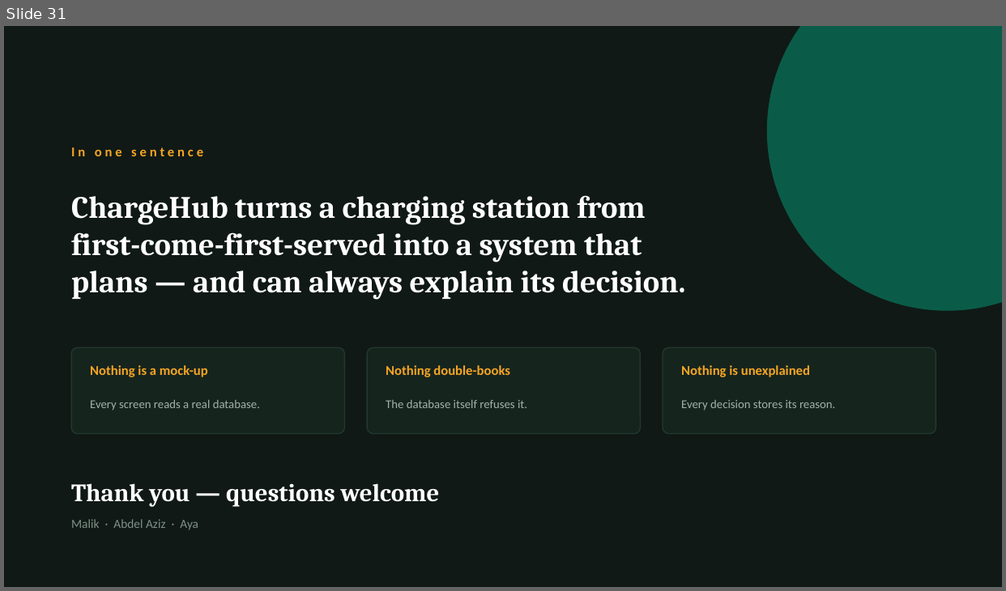
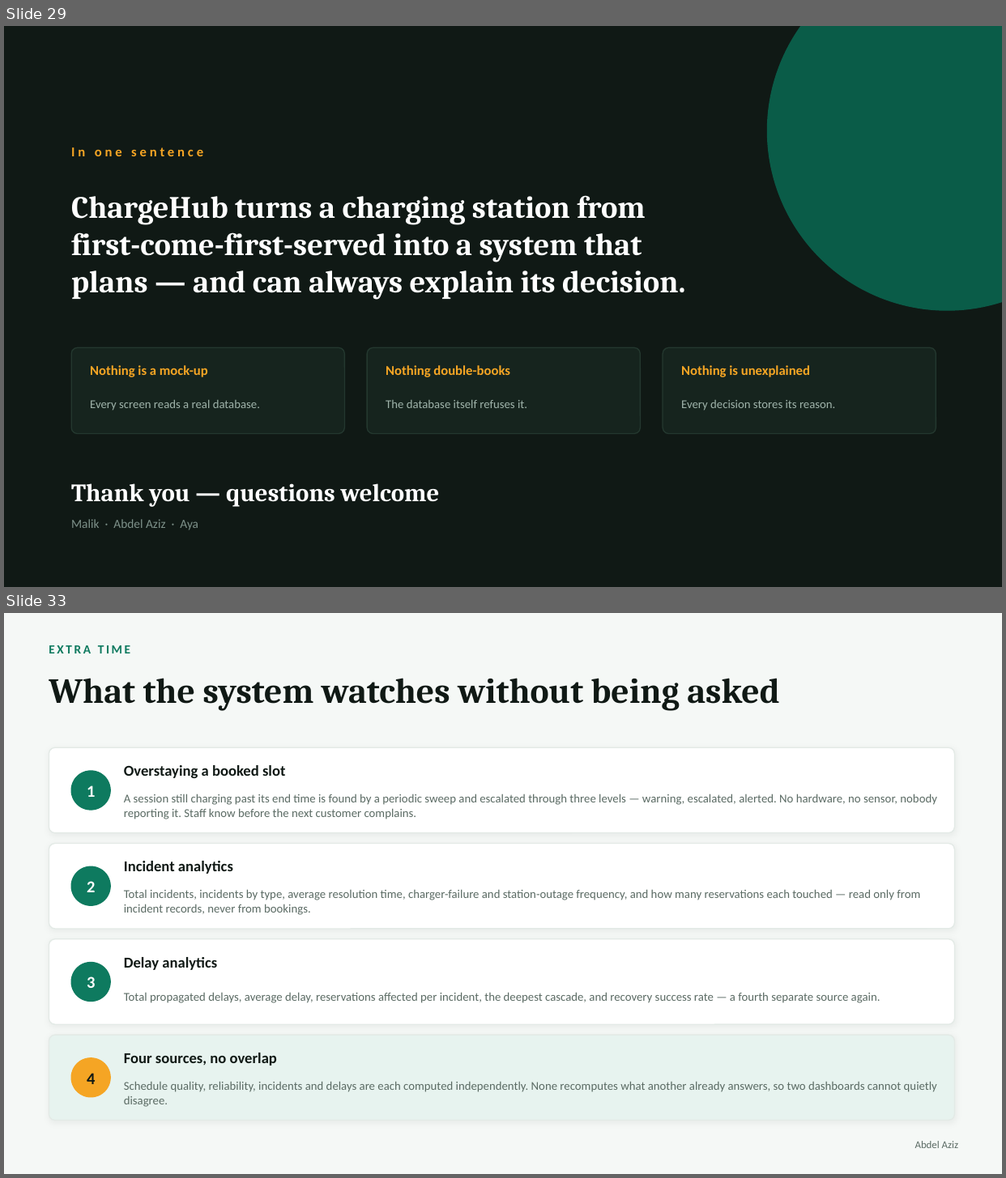
Before and after one commit to AyaSulyman/EVCharging-System, a slide deck: docs/presentation/ChargeHub-Presentation.pptx. Shown one above the other, each under a label of ours: slide 31 before the commit, slides 29 and 33 after it; the slides between them are not shown. The pictures are 1006x591 and 1006x1178 pixels, drawn with LibreOffice and Linux fonts; fonts in the diff are those of the drawing. Boxes give left, top, right and bottom in pixels: in the first picture for what was removed or moved away, otherwise in the second. Text is boxed around its words. In the diff, an @@ line names an element or a change of style, - is before the commit and + after.

```diff
--- a/docs/presentation/ChargeHub-Presentation.pptx
+++ b/docs/presentation/ChargeHub-Presentation.pptx
@@ slide 33 added at [4, 613, 1002, 1174], background #F5F8F6 @@
@@ text added at [49, 645, 130, 653], 12 pt, text #0E7A5F, bold @@
+EXTRA TIME
@@ text added at [49, 678, 779, 711], 34 pt, text #101915, bold @@
+What the system watches without being asked
@@ rounded rectangle added at [49, 747, 955, 833], fill #FFFFFF, outline #E3EAE6 1 pt @@
@@ ellipse added at [71, 771, 110, 810], fill #0E7A5F, outline #0E7A5F 1 pt @@
@@ text added at [124, 765, 285, 778], 14.5 pt, text #101915, bold @@
+Overstaying a booked slot
@@ text added at [87, 786, 95, 797], 16 pt, text #FFFFFF, bold @@
+1
@@ text added at [124, 794, 937, 820], 11.5 pt, text #5B6B64 @@
+A session still charging past its end time is found by a periodic sweep and escalated through three levels — warning, escalated, alerted. No hardware, no sensor, nobody reporting it. Staff know before the next customer complains.
@@ rounded rectangle added at [49, 844, 955, 929], fill #FFFFFF, outline #E3EAE6 1 pt @@
@@ ellipse added at [71, 867, 110, 905], fill #0E7A5F, outline #0E7A5F 1 pt @@
@@ text added at [124, 861, 233, 874], 14.5 pt, text #101915, bold @@
+Incident analytics
@@ text added at [87, 881, 95, 892], 16 pt, text #FFFFFF, bold @@
+2
@@ text added at [124, 889, 920, 915], 11.5 pt, text #5B6B64 @@
+Total incidents, incidents by type, average resolution time, charger-failure and station-outage frequency, and how many reservations each touched — read only from incident records, never from bookings.
@@ rounded rectangle added at [49, 939, 955, 1024], fill #FFFFFF, outline #E3EAE6 1 pt @@
@@ ellipse added at [71, 963, 110, 1002], fill #0E7A5F, outline #0E7A5F 1 pt @@
@@ text added at [87, 977, 95, 988], 16 pt, text #FFFFFF, bold @@
+3
@@ text added at [124, 957, 217, 970], 14.5 pt, text #101915, bold @@
+Delay analytics
@@ text added at [124, 992, 880, 1003], 11.5 pt, text #5B6B64 @@
+Total propagated delays, average delay, reservations affected per incident, the deepest cascade, and recovery success rate — a fourth separate source again.
@@ rounded rectangle added at [49, 1035, 955, 1121], fill #E7F3EF, outline #E3EAE6 1 pt @@
@@ ellipse added at [71, 1059, 110, 1097], fill #F5A524, outline #F5A524 1 pt @@
@@ text added at [87, 1073, 95, 1084], 16 pt, text #101915, bold @@
+4
@@ text added at [124, 1053, 277, 1066], 14.5 pt, text #101915, bold @@
+Four sources, no overlap
@@ text added at [124, 1082, 937, 1107], 11.5 pt, text #5B6B64 @@
+Schedule quality, reliability, incidents and delays are each computed independently. None recomputes what another already answers, so two dashboards cannot quietly disagree.
@@ text added at [915, 1141, 958, 1148], 10 pt, text #5B6B64 @@
+Abdel Aziz
@@ what was slide 31 is now slide 29 @@
```
Also in this commit, not shown: 2 slides changed, 3 other slides added.
